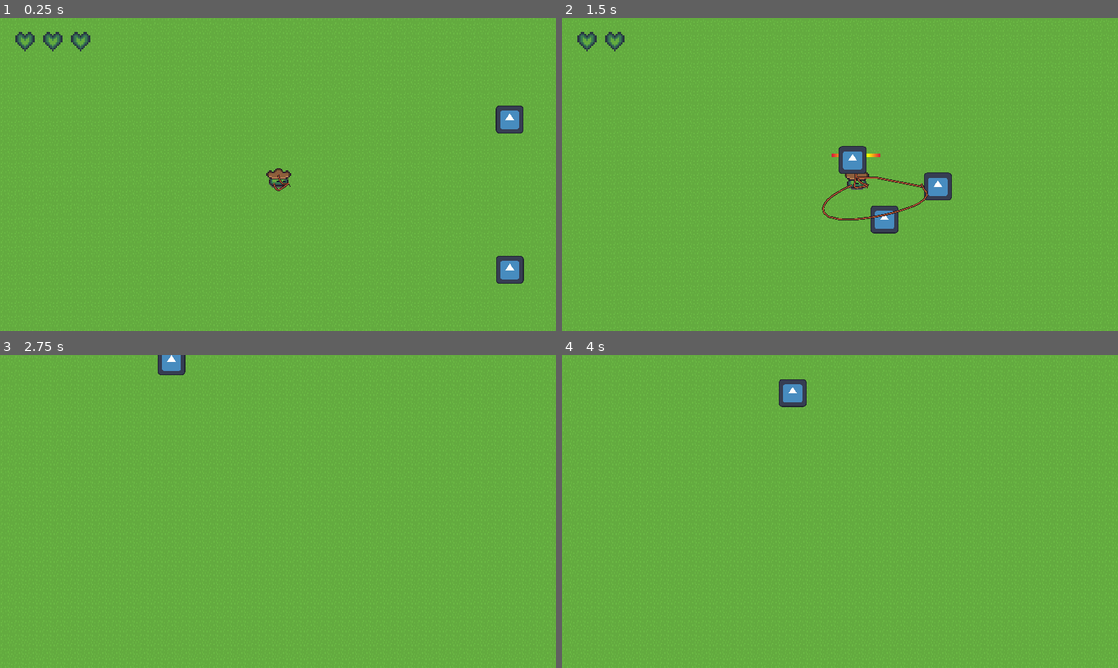
Above: before the commit, frames 1-4 (two rows, left to right).
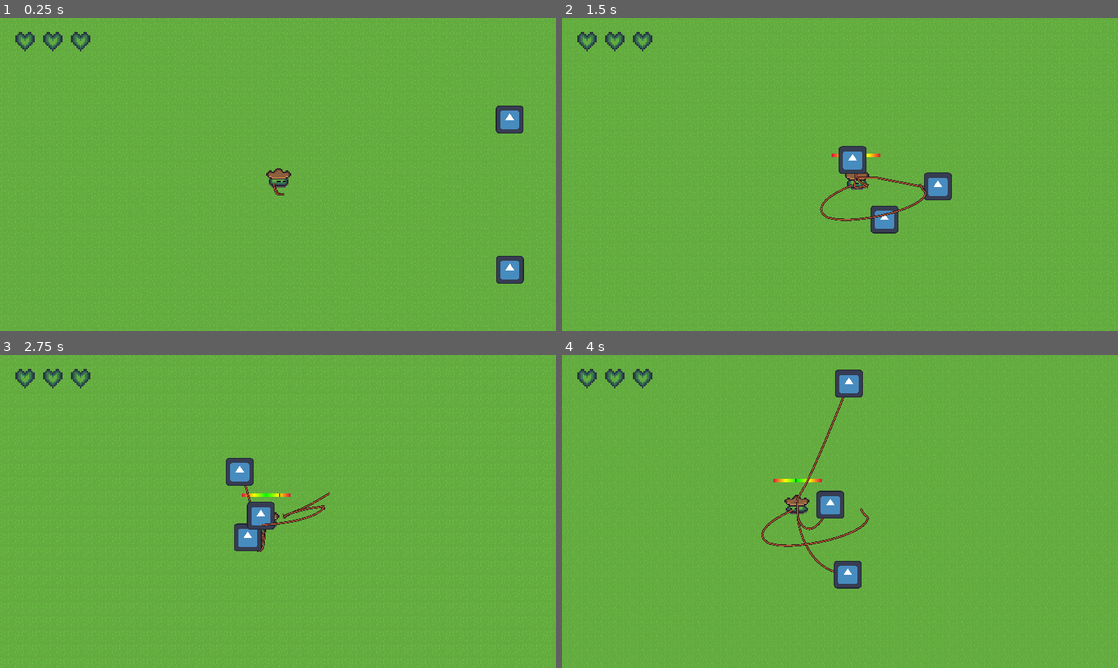
Above: after the commit, the same moments.

Repository: 2weeking/Lasso-Knight
Game: Godot game, scene res://levels/level_0.tscn
The game is run twice, just before and just after one commit, with the same random seed, the same clock (stepped at 60 frames per second) and the same inputs. The engine's default icon, where the game draws it, is replaced by a stand-in: a white triangle on a blue panel in a dark square.
Inputs (mouse positions are in pixels of both pictures, inside the frame that each line leads up to):
- Up to frame 1 (0.25 s): no input
- Up to frame 2 (1.5 s): move the mouse to (962, 158) at 0.52 s; hold D (right) 0.53-1.28 s; click (962, 158) at 0.6 s; move the mouse to (728, 190) at 1.27 s; hold S (down) from 1.28 s (still down); click (728, 190) at 1.35 s
- Up to frame 3 (2.75 s): move the mouse to (333, 442) at 2.02 s; release S (down) at 2.03 s; hold D (right) from 2.03 s (still down); click (333, 442) at 2.1 s
- Up to frame 4 (4 s): move the mouse to (812, 574) at 2.77 s; release D (right) at 2.78 s; hold W (up) 2.78-3.53 s; click (812, 574) at 2.85 s; move the mouse to (1006, 558) at 3.52 s; hold A (left) from 3.53 s (still down); click (1006, 558) at 3.6 s

The runs differ from the first frame. In frame 1, less than 0.1% of the frame differs, in the area x 49-53%, y 50-57%; in frame 2, 0.3%; in frame 3, 2.3%; in frame 4, 2.9%, in the area x 2-56%, y 4-75%.

Commit message:
More finetuning on rope, made sure position of start rope aligns with path initial

Diff:
--- a/entities/knight/knight.gd
+++ b/entities/knight/knight.gd
@@ -47,7 +47,7 @@
 	lasso_bar.visible = false
 	lasso_bar.max_value = lasso_range
 
-	# Gradient dependent on lasso range
+	# Gradient dependent on lasso range and goldilocks
 	var gradient_texture = GradientTexture1D.new()
 	var gradient = Gradient.new()
 
@@ -163,6 +163,8 @@
 	if body.is_in_group("enemy"):
 		if body.is_in_group("captured"):
 			remove_rope(body, true)
+		elif body.is_in_group("capturing"):
+			pass
 		else:
 			hp -= body.damage
 
--- a/entities/knight/knight.tscn
+++ b/entities/knight/knight.tscn
@@ -79,11 +79,12 @@
 
 [sub_resource type="Curve2D" id="Curve2D_v218c"]
 _data = {
-"points": PackedVector2Array(0, 0, 0, 0, 0, 0, -69.2504, 0.198425, 69.2504, -0.198425, 81, -17, 0, 0, 0, 0, 151, 0, 72.9156, 0.834275, -72.9156, -0.834275, 78, 18, 0, 0, 0, 0, 0, 10)
+"points": PackedVector2Array(0, 0, 0, 0, -5, 10, -69.2504, 0.198425, 69.2504, -0.198425, 81, -17, 0, 0, 0, 0, 151, 0, 72.9156, 0.834275, -72.9156, -0.834275, 78, 18, 0, 0, 0, 0, -5, 7)
 }
 point_count = 5
 
 [sub_resource type="RectangleShape2D" id="RectangleShape2D_an74c"]
+size = Vector2(25, 25)
 
 [sub_resource type="RectangleShape2D" id="RectangleShape2D_vcw2b"]
 size = Vector2(32, 32)
@@ -144,15 +145,14 @@
 curve = SubResource("Curve2D_v218c")
 
 [node name="PathFollow2D" type="PathFollow2D" parent="Path2D"]
-rotation = -0.218669
+position = Vector2(-5, 10)
 rotates = false
 
 [node name="Lasso" parent="Path2D/PathFollow2D" node_paths=PackedStringArray("target") instance=ExtResource("4_45si7")]
 z_index = 1
-target = NodePath("../../..")
+target = NodePath("../..")
 
 [node name="HurtBox" type="Area2D" parent="Path2D/PathFollow2D"]
-rotation = 0.218669
 collision_layer = 8
 collision_mask = 4
 
--- a/entities/lasso/verlet_rope.gd
+++ b/entities/lasso/verlet_rope.gd
@@ -36,8 +36,9 @@
 
 func _process(delta)->void:
 	#set_start(to_local(target.global_position))
-	if target.name == "Knight":
-		set_last(to_local(target.global_position + Vector2(-5, 10)))
+	if target is Path2D:
+		set_last(to_local(target.get_curve().get_point_position(0) + target.global_position))
+		#set_last(to_local(target.global_position + Vector2(-5, 10)))
 	else:
 		set_last(to_local(target.global_position))
 	update_points(delta)
